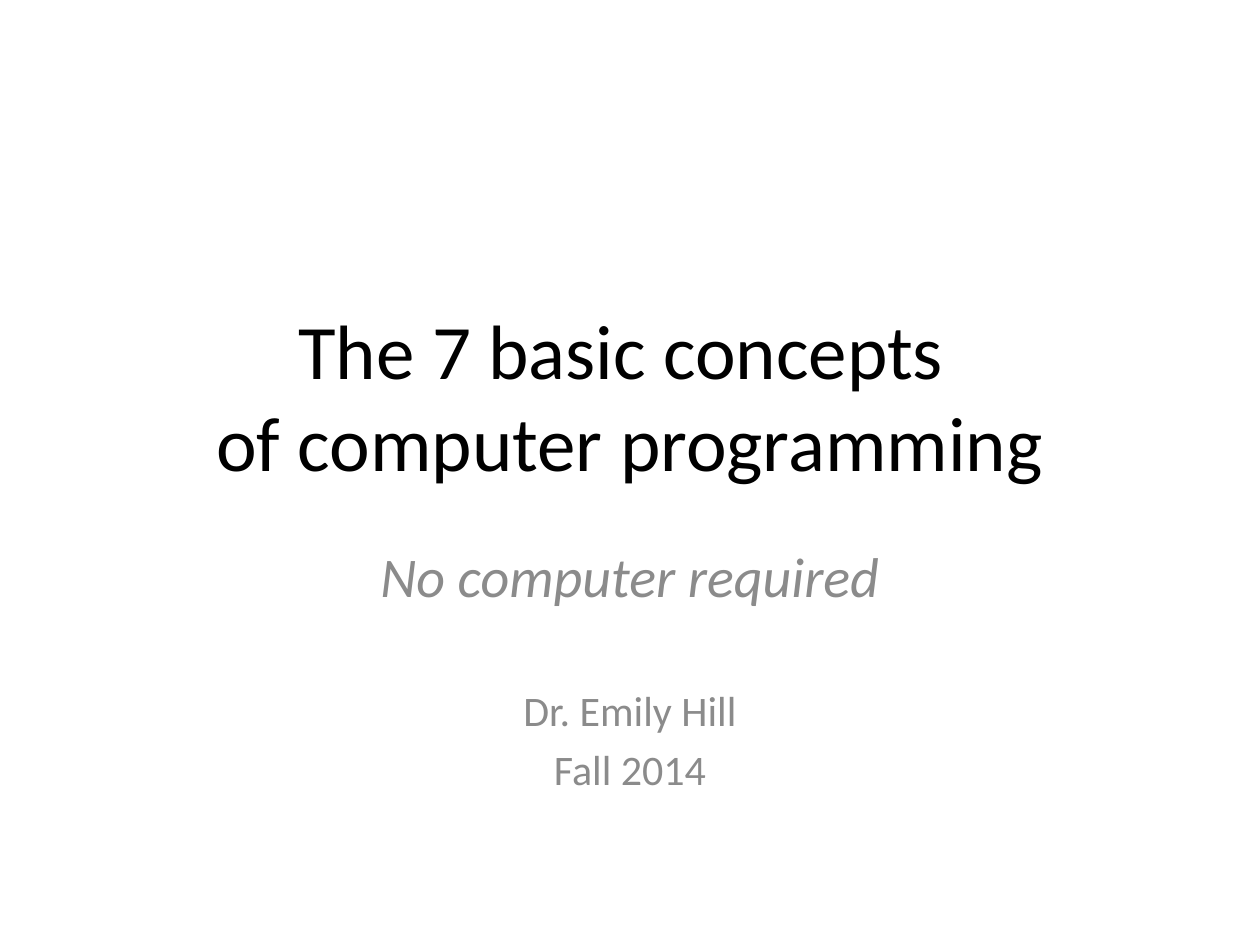
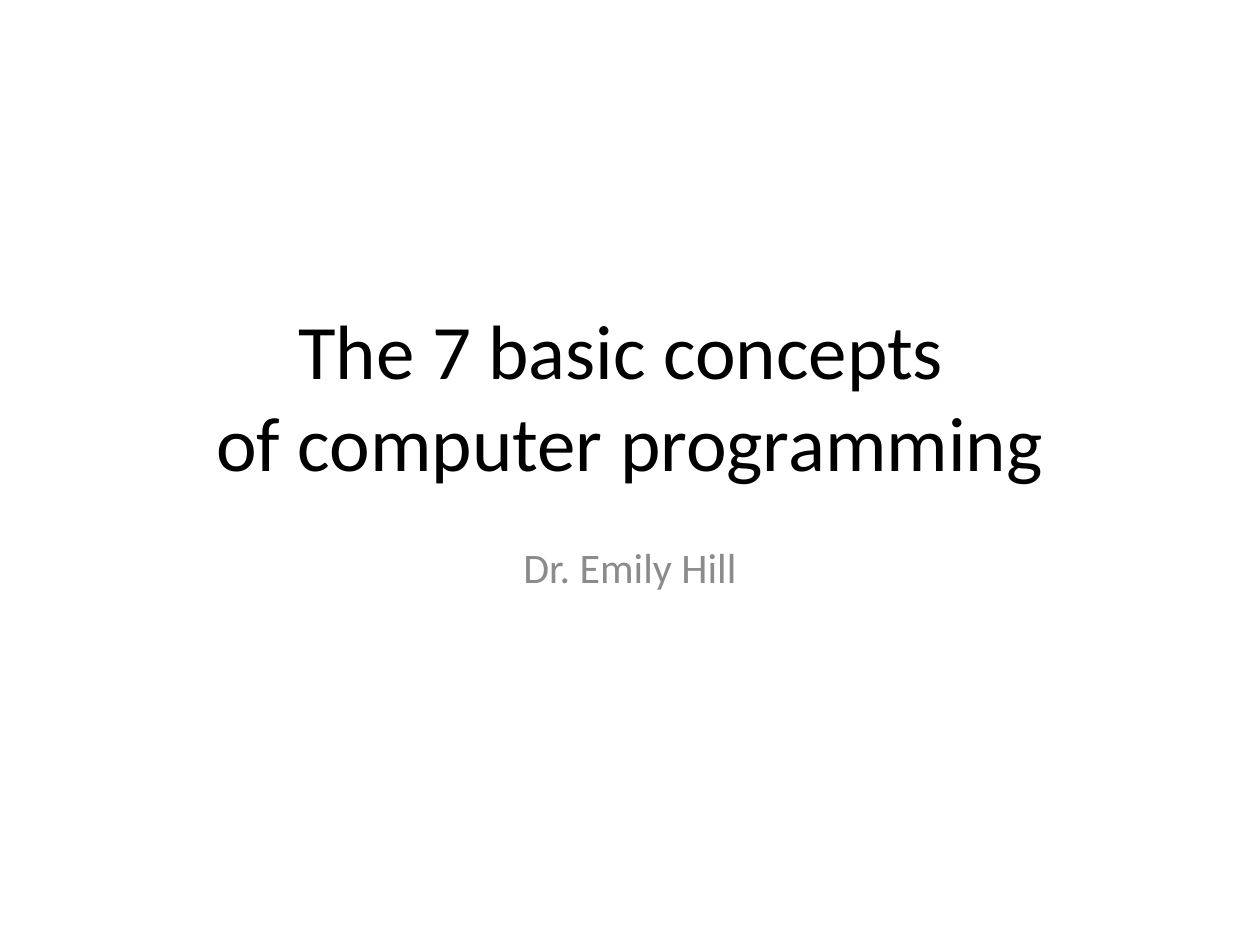
Before and after one commit to emhill/117-S15, a slide deck: slide 1 of src/morea/materials/02-7BasicProgrammingConcepts.pptx. Drawn at 1260x945 pixels with LibreOffice and Linux fonts; fonts in the diff are those of the drawing. Boxes give left, top, right and bottom in pixels: in the first picture for what was removed or moved away, otherwise in the second. Text is boxed around its words. In the diff, an @@ line names an element or a change of style, - is before the commit and + after.

```diff
--- a/src/morea/materials/02-7BasicProgrammingConcepts.pptx
+++ b/src/morea/materials/02-7BasicProgrammingConcepts.pptx
@@ subtitle at box(380, 558, 879, 606): paragraph removed @@
-No computer required
@@ subtitle at box(554, 756, 706, 785): paragraph removed @@
-Fall 2014
```
Also in this commit, not shown: 1 other file.
